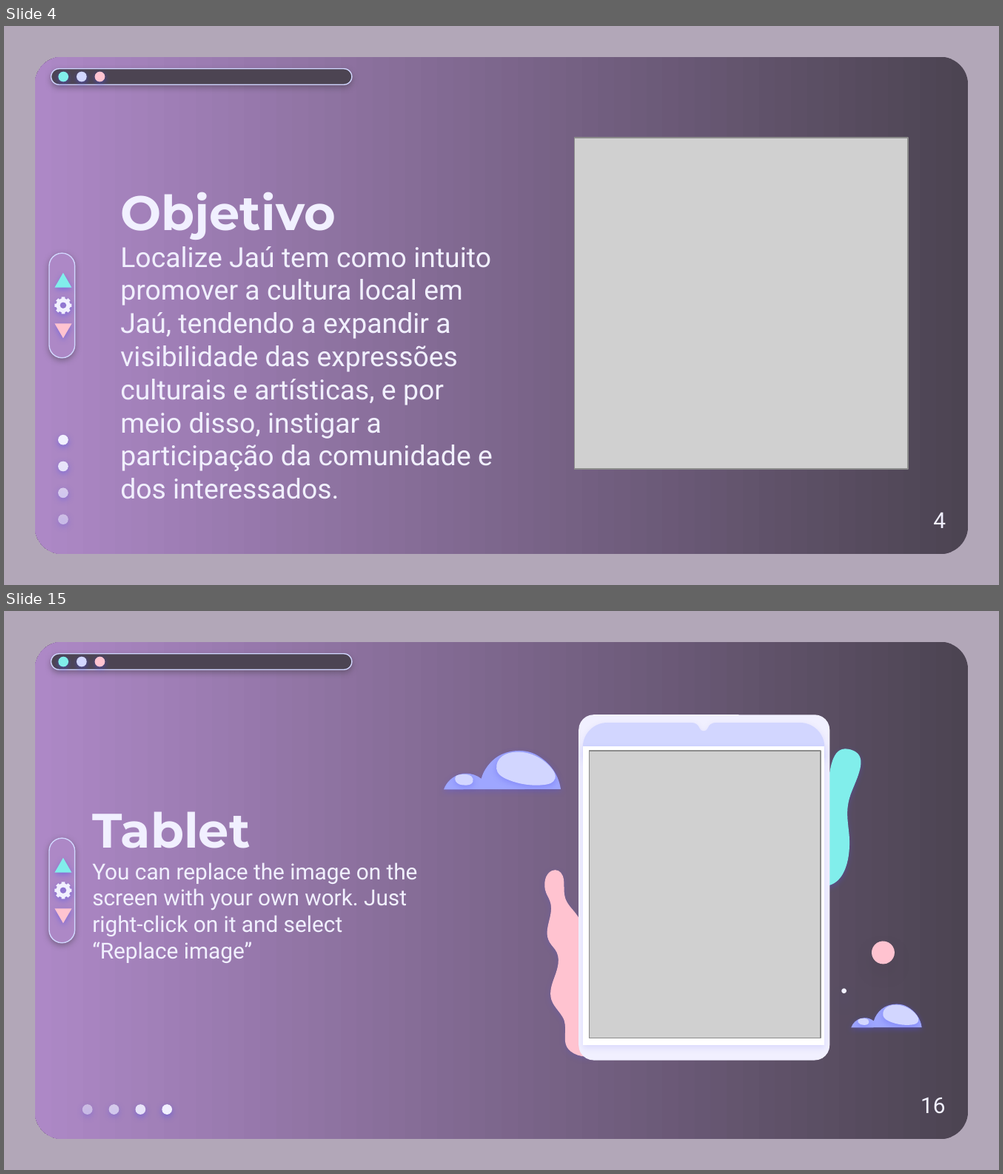
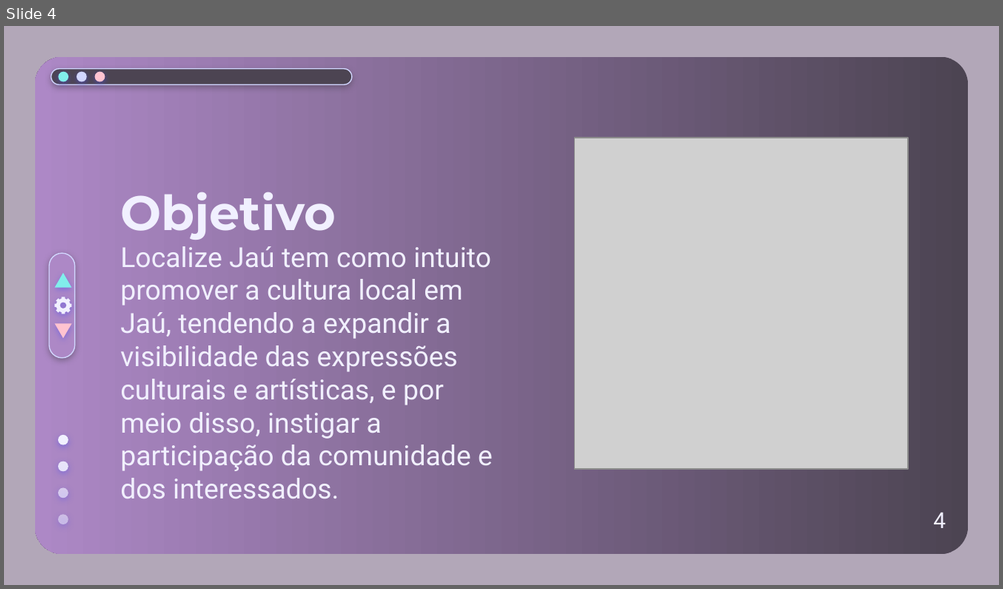
Before and after one commit to Localize-Jahu/Documentos, a slide deck: Apresentação/Localize Jahu - Apresentação.pptx. Shown one above the other, each under a label of ours: slides 4 and 15 before the commit, slide 4 after it; the slides between them are not shown. The pictures are 1003x1174 and 1003x589 pixels, drawn with LibreOffice and Linux fonts; fonts in the diff are those of the drawing; grey boxes stand for pictures. Boxes give left, top, right and bottom in pixels: in the first picture for what was removed or moved away, otherwise in the second. Text is boxed around its words. In the diff, an @@ line names an element or a change of style, - is before the commit and + after.

```diff
--- a/Apresentação/Localize Jahu - Apresentação.pptx
+++ b/Apresentação/Localize Jahu - Apresentação.pptx
@@ slide 15 removed at bbox=[4, 611, 999, 1170], background #B2A7B8; not listed: 5 template elements that a slide beside it also shows @@
@@ rounded rectangle removed at bbox=[579, 715, 830, 1060] @@
@@ freeform shape removed at bbox=[583, 723, 825, 758] @@
@@ freeform shape removed at bbox=[776, 740, 886, 895] @@
@@ freeform shape removed at bbox=[444, 752, 560, 790] @@
@@ freeform shape removed at bbox=[495, 752, 556, 785] @@
@@ freeform shape removed at bbox=[583, 746, 825, 1045] @@
@@ picture removed at bbox=[589, 752, 820, 1039] @@
@@ freeform shape removed at bbox=[455, 774, 473, 785] @@
@@ title removed at bbox=[92, 812, 250, 849] @@
-Tablet
@@ rounded rectangle removed at bbox=[49, 838, 75, 943] @@
@@ triangle removed at bbox=[55, 857, 71, 872] @@
@@ subtitle removed at bbox=[92, 863, 418, 963] @@
-You can replace the image on the screen with your own work. Just right-click on it and select “Replace image”
@@ freeform shape removed at bbox=[544, 871, 603, 1057] @@
@@ freeform shape removed at bbox=[55, 883, 71, 900] @@
@@ triangle removed at bbox=[55, 908, 71, 923] @@
@@ ellipse removed at bbox=[867, 937, 899, 968] @@
@@ ellipse removed at bbox=[840, 988, 848, 995] @@
@@ freeform shape removed at bbox=[851, 1005, 921, 1028] @@
@@ freeform shape removed at bbox=[882, 1005, 919, 1025] @@
@@ freeform shape removed at bbox=[857, 1019, 868, 1025] @@
@@ text removed at bbox=[920, 1098, 945, 1114] @@
-16
@@ group removed at bbox=[82, 1105, 172, 1114]: 4 ellipses @@
```
Also in this commit, not shown: 12 slides changed, 4 slides added, 2 other slides removed.
